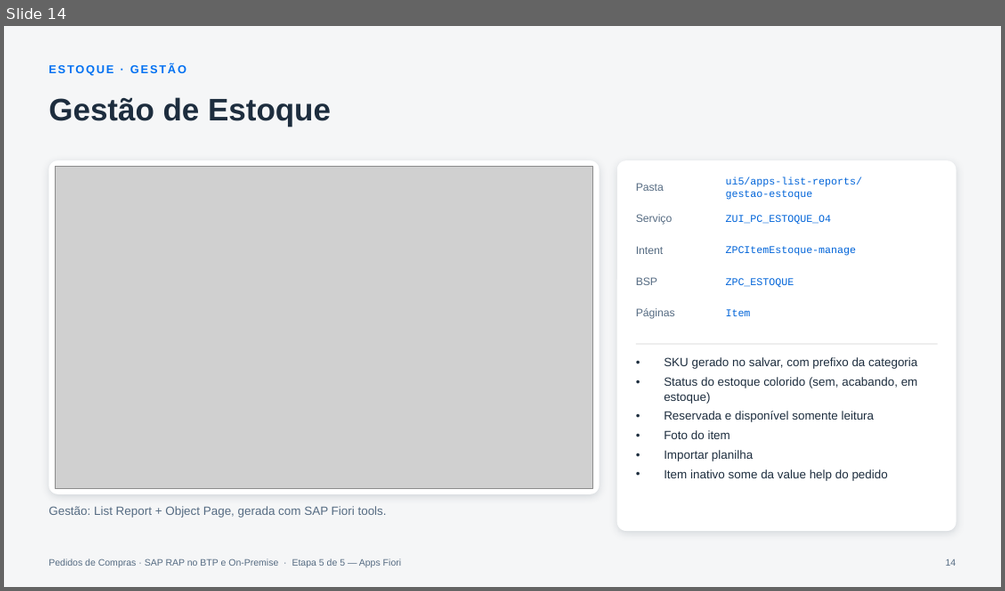
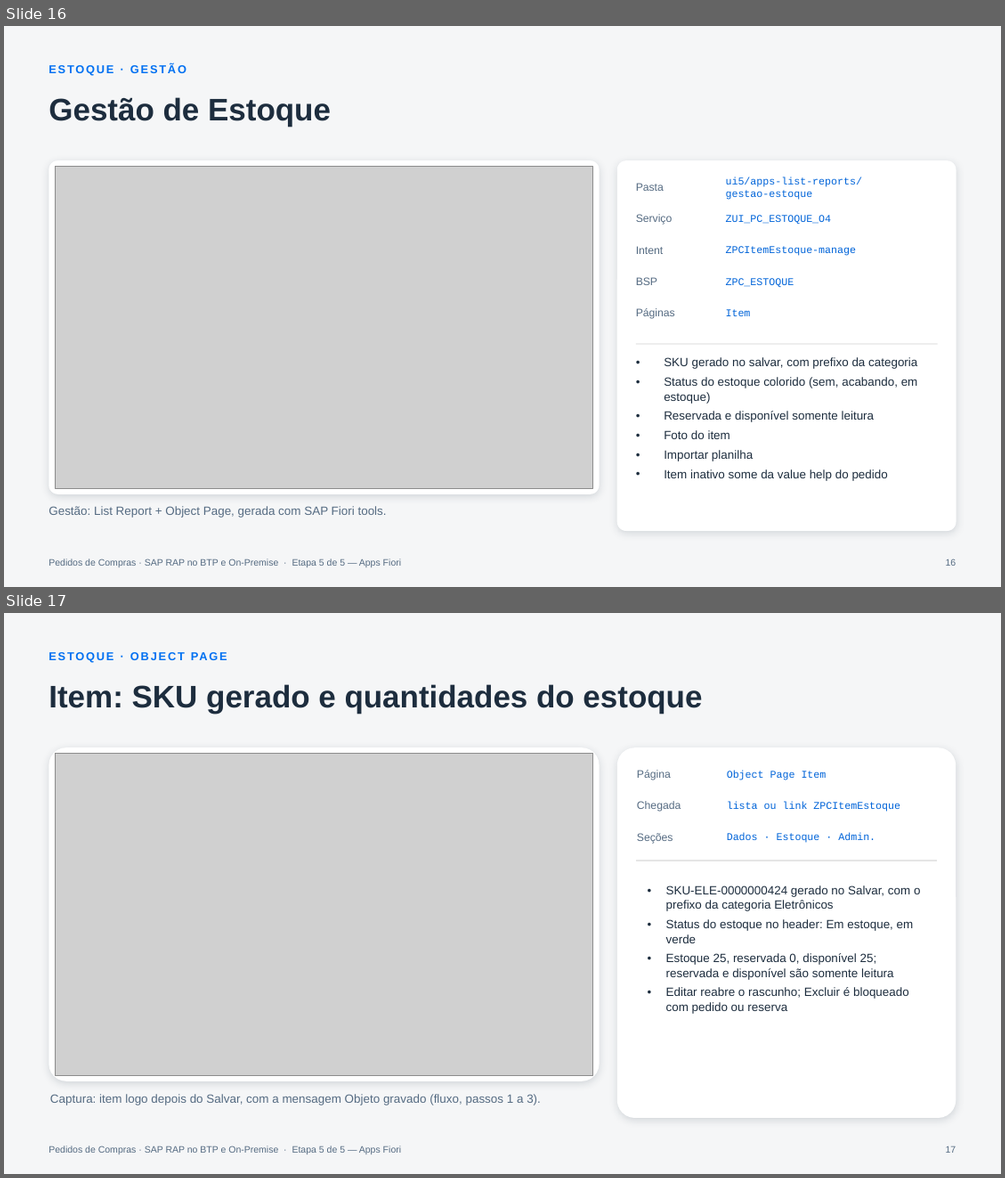
Before and after one commit to AdrianoBispo/sap-abap-rap-pedidos-de-compras-app, a slide deck: docs/apresentacoes/05-apps-fiori.pptx. Shown one above the other, each under a label of ours: slide 14 before the commit, slides 16 and 17 after it. The pictures are 1005x591 and 1005x1178 pixels, drawn with LibreOffice and Linux fonts; fonts in the diff are those of the drawing; grey boxes stand for pictures. Boxes give left, top, right and bottom in pixels: in the first picture for what was removed or moved away, otherwise in the second. Text is boxed around its words. In the diff, an @@ line names an element or a change of style, - is before the commit and + after.

```diff
--- a/docs/apresentacoes/05-apps-fiori.pptx
+++ b/docs/apresentacoes/05-apps-fiori.pptx
@@ slide 17 added at [4, 613, 1001, 1174], background #F5F6F7; not listed: 1 template element that a slide beside it also shows @@
@@ text added at [48, 644, 797, 666], 11 pt, text #0070F2, bold @@
+ESTOQUE · OBJECT PAGE
@@ title added at [48, 684, 702, 714], 30 pt, text #1D2D3E, bold @@
+Item: SKU gerado e quantidades do estoque
@@ rounded rectangle added at [48, 747, 599, 1081], fill #FFFFFF @@
@@ picture added at [55, 754, 593, 1075] @@
@@ rounded rectangle added at [617, 747, 956, 1118], fill #FFFFFF @@
@@ text added at [637, 770, 671, 780], 10.5 pt, text #556B82 @@
+Página
@@ text added at [727, 771, 826, 780], 10 pt, text #0064D9 @@
+Object Page Item
@@ text added at [637, 801, 680, 811], 10.5 pt, text #556B82 @@
+Chegada
@@ text added at [727, 802, 900, 811], 10 pt, text #0064D9 @@
+lista ou link ZPCItemEstoque
@@ text added at [637, 833, 673, 844], 10.5 pt, text #556B82 @@
+Seções
@@ text added at [727, 833, 875, 843], 10 pt, text #0064D9 @@
+Dados · Estoque · Admin.
@@ line added from (636, 860) to (938, 860), #E5E5E5 1 pt @@
@@ text added at [666, 885, 920, 1013], 11.5 pt, text #1D2D3E @@
+• SKU-ELE-0000000424 gerado no Salvar, com o prefixo da categoria Eletrônicos
+• Status do estoque no header: Em estoque, em verde
+• Estoque 25, reservada 0, disponível 25; reservada e disponível são somente leitura
+• Editar reabre o rascunho; Excluir é bloqueado com pedido ou reserva
@@ rounded rectangle added at [48, 1090, 599, 1120], 11.5 pt, text #556B82 @@
+Captura: item logo depois do Salvar, com a mensagem Objeto gravado (fluxo, passos 1 a 3).
@@ page number added at [946, 1146, 956, 1152], 9 pt, text #556B82 @@
+17
@@ what was slide 14 is now slide 16 @@
@@ page number at [946, 558, 956, 565]: text changed @@
-14
+16
```
Also in this commit, not shown: 11 other slides added.
